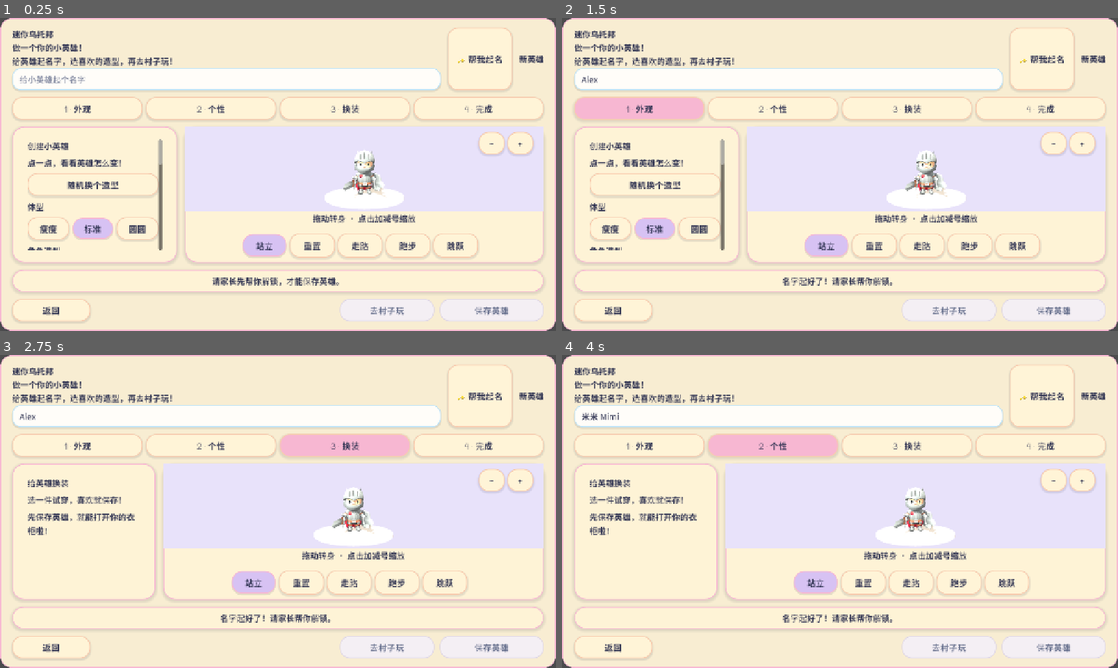
Above: before the commit, frames 1-4 (two rows, left to right).
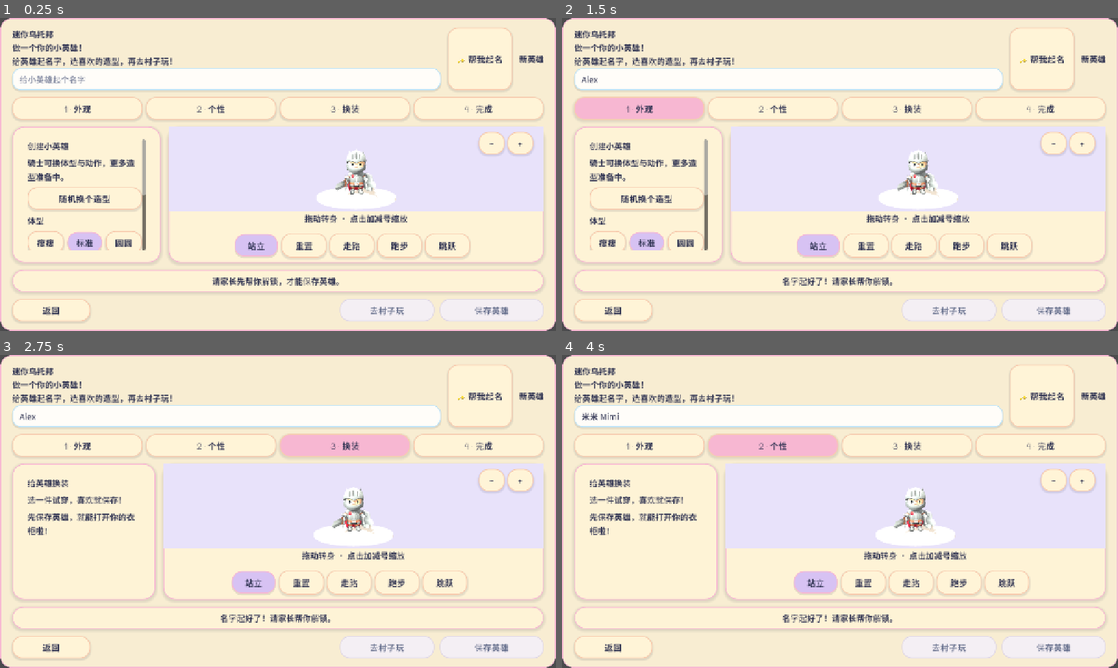
Above: after the commit, the same moments.

Repository: Mrlukahuang/mini-utopia-studio
Game: Godot game, scene res://scenes/character_creator.tscn
Same seed, same stepped clock (60 frames per second), same inputs: the game is played once before the commit and once after it. This scene is started directly instead of the project's main scene.
Inputs (mouse positions are in pixels of both pictures, inside the frame that each line leads up to):
- Up to frame 1 (0.25 s): no input
- Up to frame 2 (1.5 s): click (789, 80) at 0.52 s; type "Alex" at 0.6 s; click "1 · 外观" at 1.25 s
- Up to frame 3 (2.75 s): click "3 · 换装" at 2 s
- Up to frame 4 (4 s): click "✨ 帮我起名" at 2.75 s; click "2 · 个性" at 3.5 s

The runs differ from the first frame. In frame 1, 6.2% of the frame differs, in the area x 5-86%, y 34-79%; in frame 2, 6.2%; in frame 3, less than 0.1%; in frame 4, less than 0.1%.

Commit message:
V1-W15-03: stop offering invisible-only Knight appearance controls
Preserve legacy saved eye/hair/surface IDs until Lane A supplies official rig-compatible parts.

Diff:
--- a/godot/scenes/character_creator.tscn
+++ b/godot/scenes/character_creator.tscn
@@ -140,7 +140,7 @@
 
 [node name="Hint" type="Label" parent="RootMargin/MainColumn/CreatorBody/ChoicePanel/Margin/Scroll/Content"]
 layout_mode = 2
-text = "点一点，看看英雄怎么变！"
+text = "骑士可换体型与动作，更多造型准备中。"
 autowrap_mode = 2
 
 [node name="RandomLookButton" type="Button" parent="RootMargin/MainColumn/CreatorBody/ChoicePanel/Margin/Scroll/Content"]
--- a/godot/scripts/character_creator_shell.gd
+++ b/godot/scripts/character_creator_shell.gd
@@ -275,7 +275,8 @@
         _refresh_outfit_choices()
     else:
         heading.text = "创建小英雄"
-        hint.text = "点一点，看看英雄怎么变！"
+        hint.text = "骑士可换体型与动作，更多造型准备中。"
+        _hide_unavailable_knight_choices()
     choice_scroll.scroll_vertical = 0
 
 
@@ -785,7 +786,23 @@
     loaded_character["profile"] = profile
 
 
+# Only the official Knight is packaged. The legacy eye/hair/surface
+# meshes live beneath Visual, which KaykitAvatarV1 hides in favor of the
+# original rig. Do not let children tap a control that has no visible result.
+# Keep all canonical IDs and old saved appearances unchanged.
+func _hide_unavailable_knight_choices() -> void:
+    for node_name in [
+        "SurfaceLabel", "SurfaceGrid",
+        "EyeLabel", "EyeStyleOption", "HairLabel", "HairStyleOption",
+        "ColorLabel", "ColorTargetOption", "ColorGrid",
+    ]:
+        var control := choice_content.get_node_or_null(node_name) as Control
+        if control != null:
+            control.visible = false
+
+
 func _refresh_look_controls() -> void:
+    _hide_unavailable_knight_choices()
     var body_type := String(
         _draft_appearance.get("body_type", "standard")
     )
--- a/godot/tests/creator_new_hero_smoke.gd
+++ b/godot/tests/creator_new_hero_smoke.gd
@@ -109,6 +109,32 @@
         if (species_grid.get_node(hidden_species) as Button).visible:
             _fail("unavailable species still visible: " + hidden_species)
             return
+    var content := scene.get_node(
+        "RootMargin/MainColumn/CreatorBody/ChoicePanel/Margin/Scroll/Content"
+    ) as VBoxContainer
+    for unavailable in [
+        "SurfaceLabel", "SurfaceGrid", "EyeLabel", "EyeStyleOption",
+        "HairLabel", "HairStyleOption",
+        "ColorLabel", "ColorTargetOption", "ColorGrid",
+    ]:
+        if (content.get_node(unavailable) as Control).visible:
+            _fail("Knight exposes invisible-only control: " + unavailable)
+            return
+    scene._select_creator_tab("outfit")
+    scene._select_creator_tab("look")
+    for unavailable in [
+        "SurfaceGrid", "EyeStyleOption", "HairStyleOption", "ColorGrid",
+    ]:
+        if (content.get_node(unavailable) as Control).visible:
+            _fail("switching tabs restored invisible-only control: " + unavailable)
+            return
+    if not (content.get_node("BodyRow") as Control).visible:
+        _fail("actual Knight body width choices were hidden")
+        return
+    var hint := content.get_node("Hint") as Label
+    if hint.text != "骑士可换体型与动作，更多造型准备中。":
+        _fail("Knight does not explain unavailable looks")
+        return
 
     var name_input := scene.get_node(
         "RootMargin/MainColumn/HeaderRow/TitleColumn/HeroNameInput"
